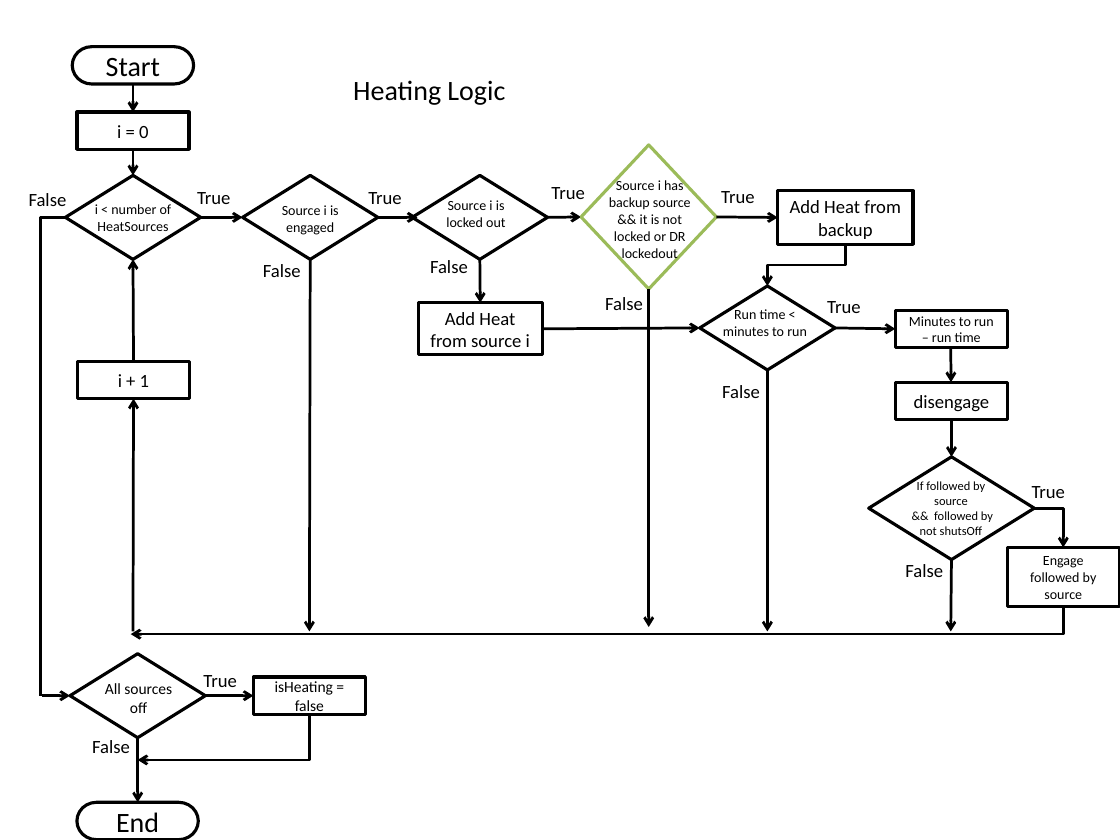
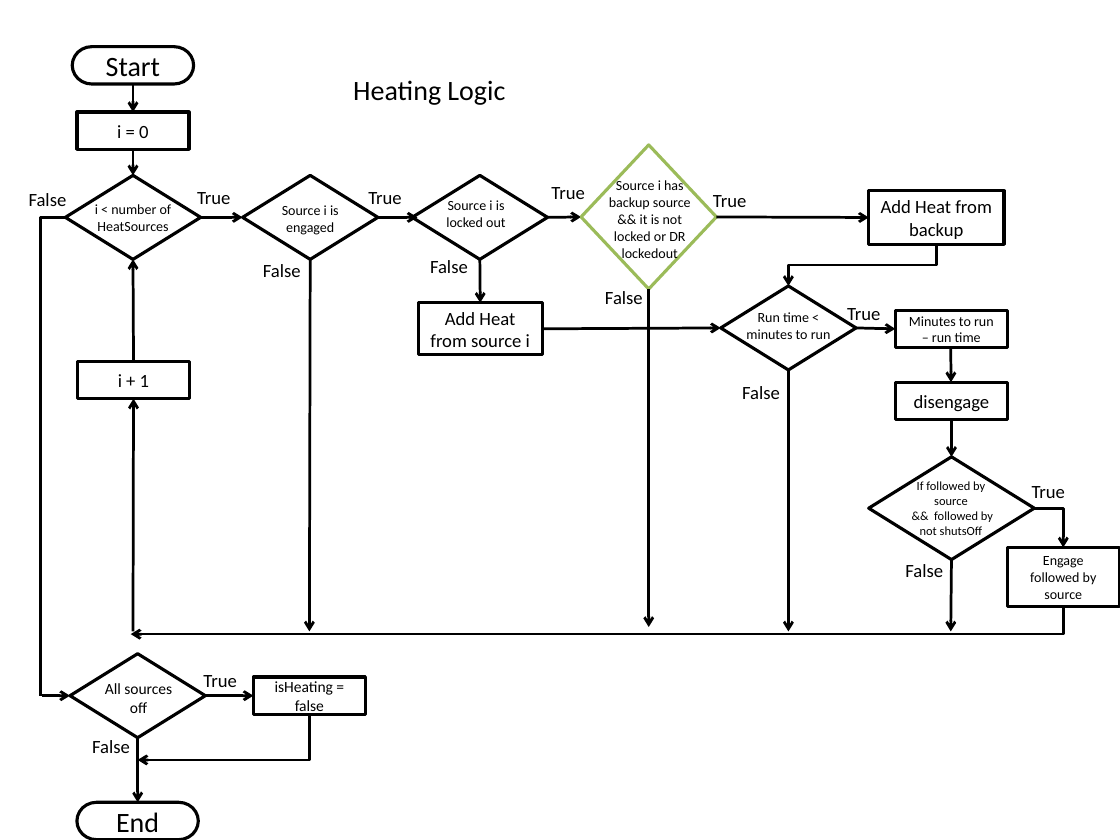
Before and after one commit to bigladder/HPWHsim, a slide deck: slide 1 of doc/newHeatingLogic.pptx. Drawn at 1120x840 pixels with LibreOffice and Linux fonts; fonts in the diff are those of the drawing. Boxes give left, top, right and bottom in pixels: in the first picture for what was removed or moved away, otherwise in the second. Text is boxed around its words. In the diff, an @@ line names an element or a change of style, - is before the commit and + after.

```diff
--- a/doc/newHeatingLogic.pptx
+++ b/doc/newHeatingLogic.pptx
@@ text "True" rewrapped from bbox=[721, 191, 754, 203] to bbox=[713, 195, 746, 213] @@
@@ rectangle "Add Heat from backup": place and size @@
-rectangle "Add Heat from backup" at bbox=[777, 190, 913, 244]
+rectangle "Add Heat from backup" at bbox=[869, 190, 1005, 244]
@@ arrow moved from (717, 217) - (777, 217) to (717, 217) - (869, 217) @@
@@ elbow arrow moved from (846, 244) - (767, 286) to (936, 244) - (788, 286) @@
@@ text "False": place and size @@
-text "False" at bbox=[605, 297, 643, 310]
+text "False" at bbox=[605, 291, 643, 304]
@@ text "True" rewrapped from bbox=[827, 301, 860, 313] to bbox=[847, 308, 880, 325] @@
@@ arrow moved from (542, 329) - (700, 328) to (542, 329) - (721, 328) @@
@@ text "Run time < minutes to ...": place and size @@
-text "Run time < minutes to ..." at bbox=[723, 308, 807, 336]
+text "Run time < minutes to ..." at bbox=[746, 312, 831, 343]
@@ arrow moved from (836, 328) - (895, 329) to (856, 328) - (895, 329) @@
@@ 1 text, 1 diamond, 1 arrow: place and size @@
-1 text, 1 diamond, 1 arrow at bbox=[700, 286, 836, 632]
+1 text, 1 diamond, 1 arrow at bbox=[721, 286, 857, 632]
```
